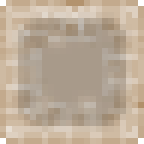
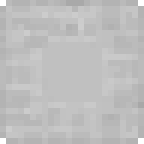
Layer changes from the first 144px x 144px image to the second:
hid "block.png" over left=0, top=0, right=144, bottom=144
added layer "stars.png copy" above "stars.png" over left=0, top=0, right=144, bottom=144
hid "stars.png" over left=0, top=0, right=144, bottom=144
